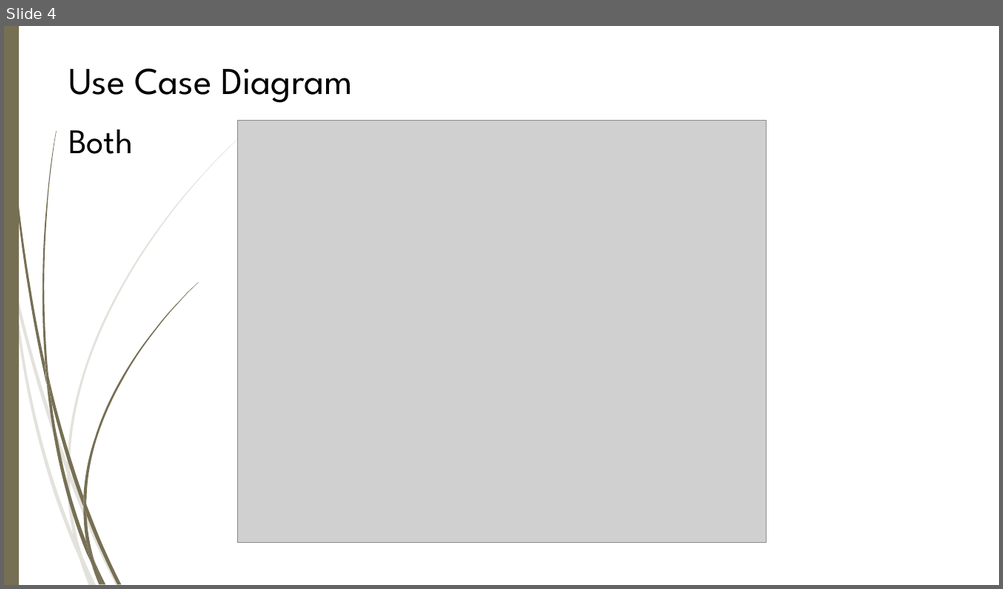
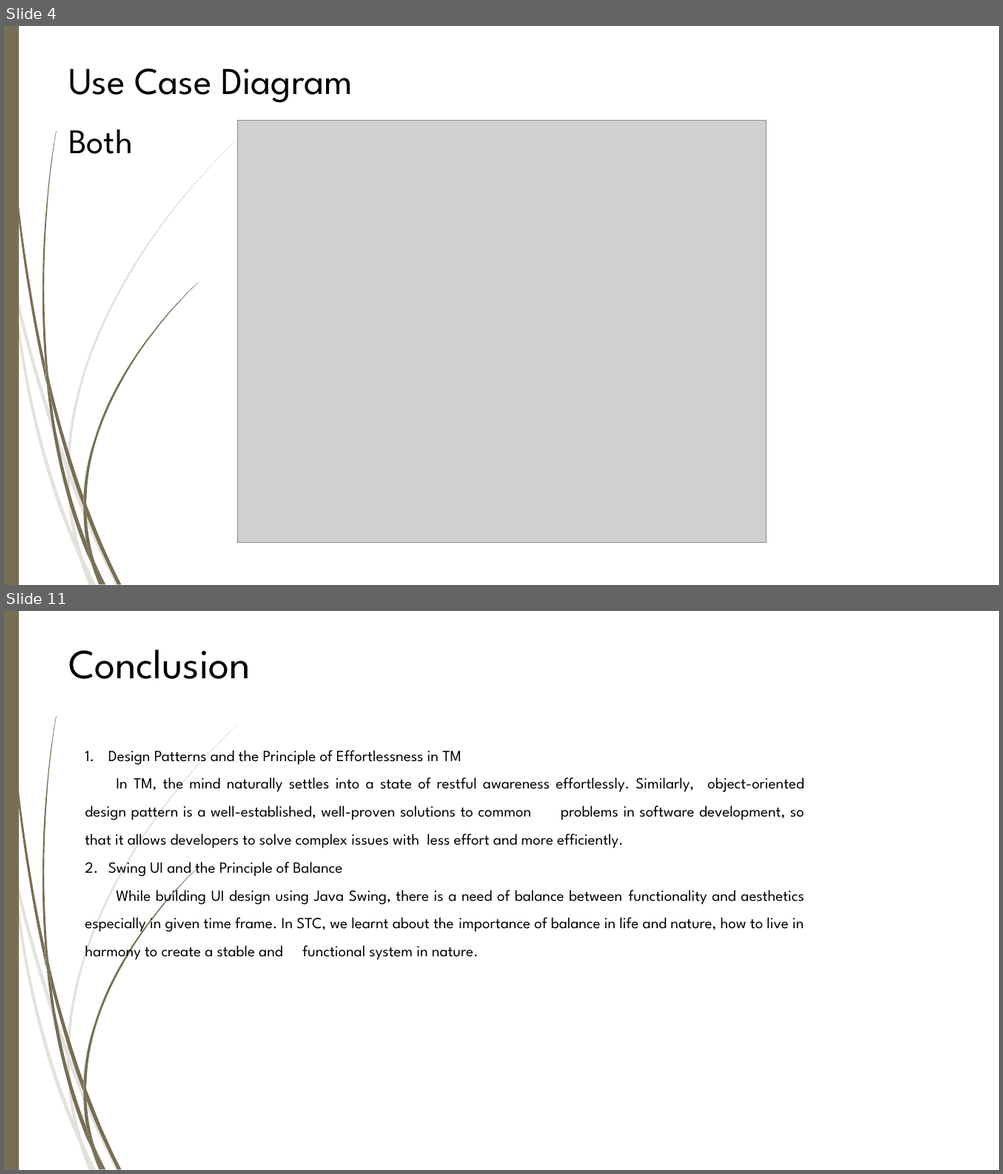
Before and after one commit to agthumoe/mpp-group1-project, a slide deck: librarySystemGroup1.pptx. Shown one above the other, each under a label of ours: slide 4 before the commit, slides 4 and 11 after it; the slides between them are not shown. The pictures are 1003x589 and 1003x1174 pixels, drawn with LibreOffice and Linux fonts; fonts in the diff are those of the drawing; grey boxes stand for pictures. Boxes give left, top, right and bottom in pixels: in the first picture for what was removed or moved away, otherwise in the second. Text is boxed around its words. In the diff, an @@ line names an element or a change of style, - is before the commit and + after.

```diff
--- a/librarySystemGroup1.pptx
+++ b/librarySystemGroup1.pptx
@@ slide 11 added at box(4, 611, 999, 1170), background #FFFFFF; not listed: 23 template elements that a slide beside it also shows @@
@@ text added at box(68, 649, 250, 679), 48 pt, text #000000 @@
+Conclusion
@@ text added at box(85, 750, 804, 961), 18 pt, text #000000 @@
+1. Design Patterns and the Principle of Effortlessness in TM
+In TM, the mind naturally settles into a state of restful awareness effortlessly. Similarly, object-oriented design pattern is a well-established, well-proven solutions to common problems in software development, so that it allows developers to solve complex issues with less effort and more efficiently.
+1. Swing UI and the Principle of Balance
+While building UI design using Java Swing, there is a need of balance between functionality and aesthetics especially in given time frame. In STC, we learnt about the importance of balance in life and nature, how to live in harmony to create a stable and functional system in nature.
```
Also in this commit, not shown: 6 slides changed, 1 other slide added, 1 slide removed, 1 other file.
